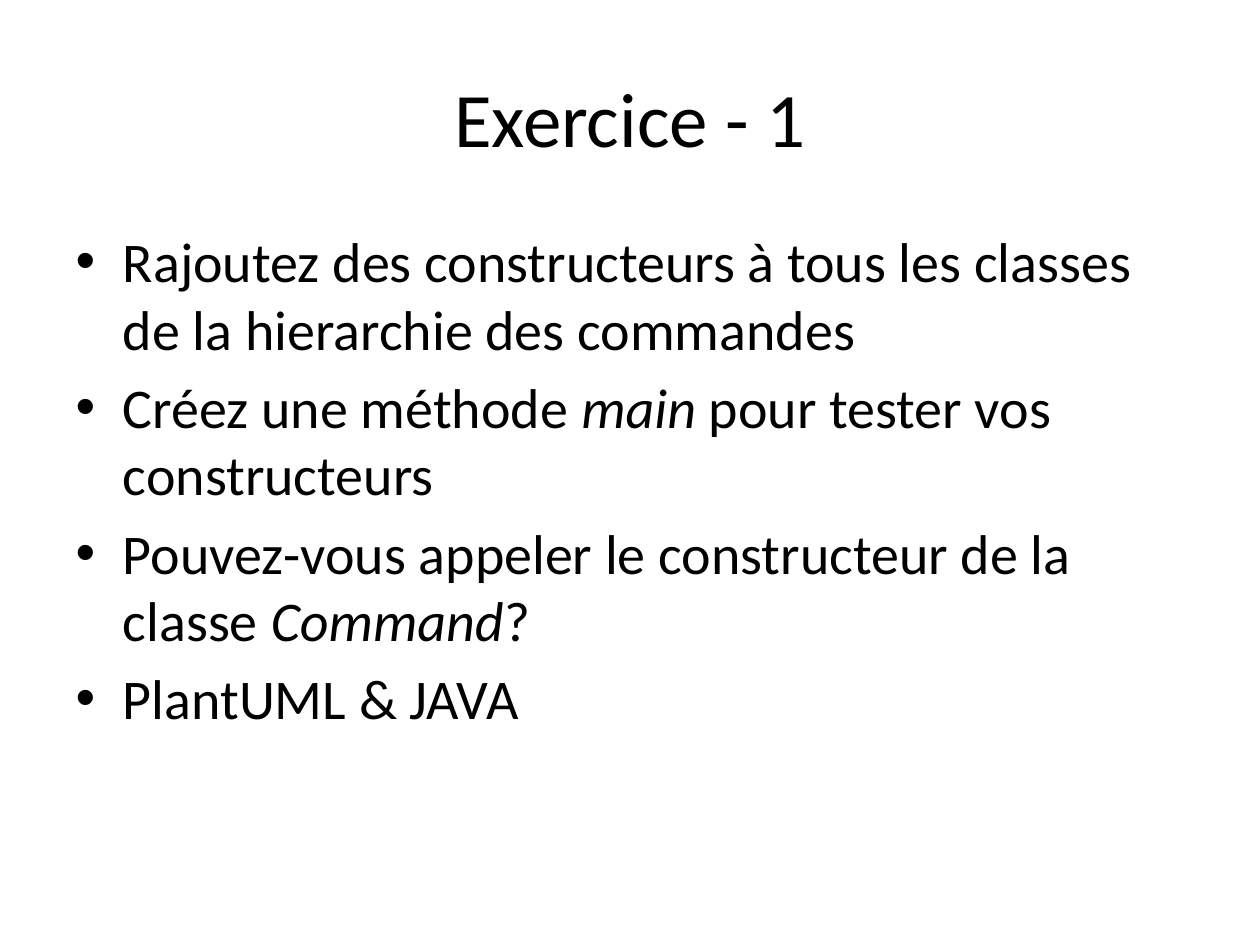
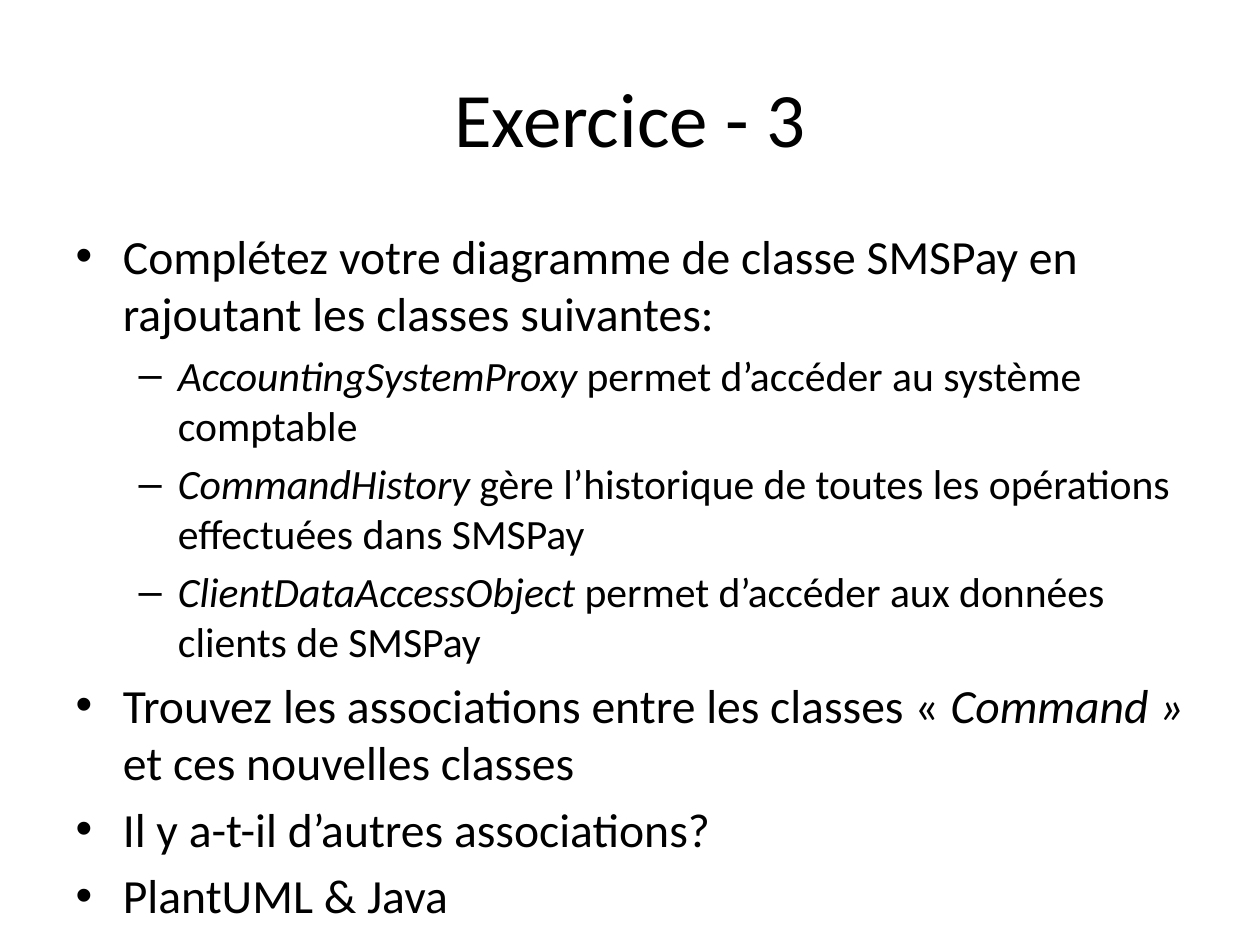
Before and after one commit to profesig/exosOO, a slide deck: slide 9 of Diagramme de classe/L5 - Associations/L5 - Associations.pptx (slide 7 before the commit). Drawn at 1260x945 pixels with LibreOffice and Linux fonts; fonts in the diff are those of the drawing. Boxes give left, top, right and bottom in pixels: in the first picture for what was removed or moved away, otherwise in the second. Text is boxed around its words. In the diff, an @@ line names an element or a change of style, - is before the commit and + after.

Commit message:
Fin associations

```diff
--- a/Diagramme de classe/L5 - Associations/L5 - Associations.pptx
+++ b/Diagramme de classe/L5 - Associations/L5 - Associations.pptx
@@ title at (454,94,805,148): text changed @@
-Exercice - 1
+Exercice - 3
@@ text at (123,241,1170,855): text changed; size 32 to 23.8 pt @@
-• Rajoutez des constructeurs à tous les classes de la hierarchie des commandes
-• Créez une méthode main pour tester vos constructeurs
-• Pouvez-vous appeler le constructeur de la classe Command?
-• PlantUML & JAVA
+• Complétez votre diagramme de classe SMSPay en rajoutant les classes suivantes:
+  – AccountingSystemProxy permet d’accéder au système comptable
+  – CommandHistory gère l’historique de toutes les opérations effectuées dans SMSPay
+  – ClientDataAccessObject permet d’accéder aux données clients de SMSPay
+• Trouvez les associations entre les classes « Command » et ces nouvelles classes
+• Il y a-t-il d’autres associations?
+• PlantUML & Java
```
Also in this commit, not shown: 3 other slides changed, 5 slides added, 2 slides removed, 10 other files.
